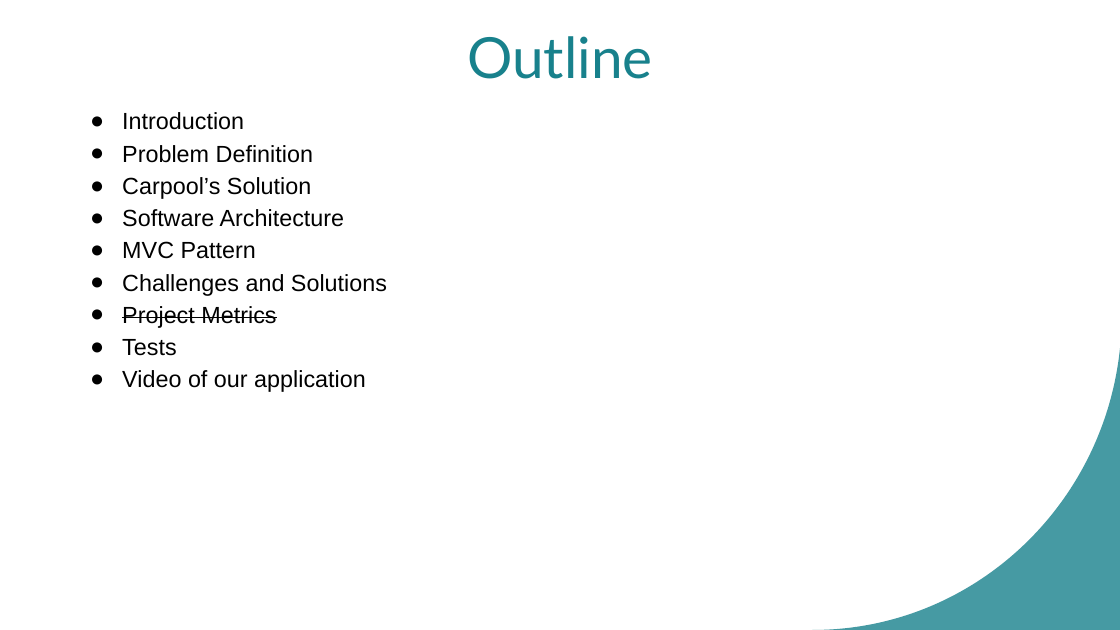
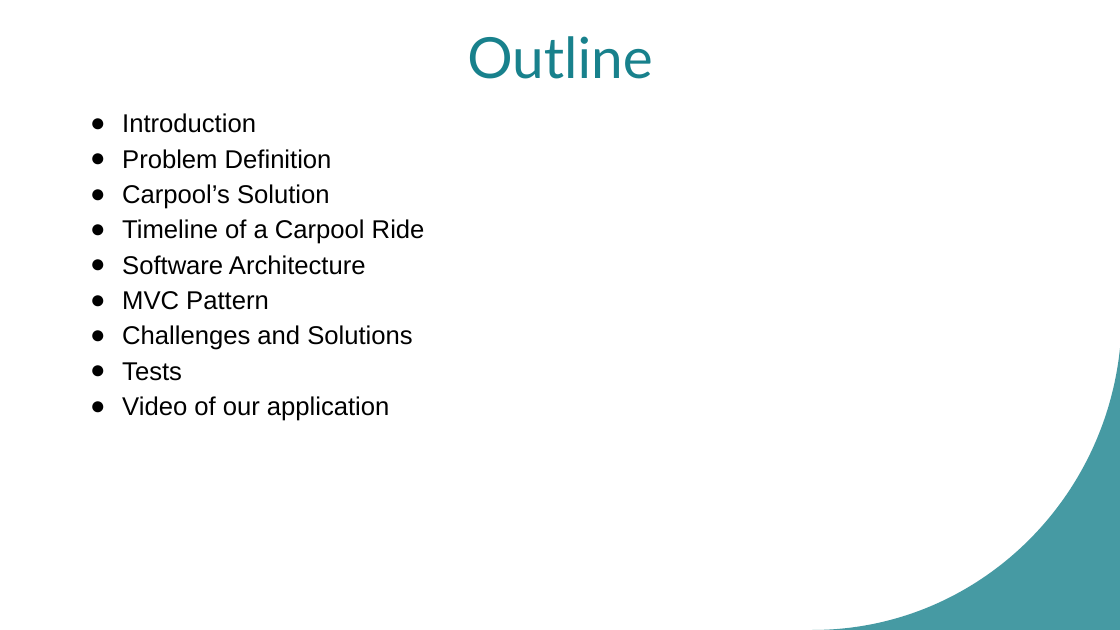
Before and after one commit to benbaruch1/carpool, a slide deck: slide 2 of Capstone Project Phase B - 24-1-D-29.pptx. Drawn at 1120x630 pixels with LibreOffice and Linux fonts; fonts in the diff are those of the drawing. Boxes give left, top, right and bottom in pixels: in the first picture for what was removed or moved away, otherwise in the second. Text is boxed around its words. In the diff, an @@ line names an element or a change of style, - is before the commit and + after.

```diff
--- a/Capstone Project Phase B - 24-1-D-29.pptx
+++ b/Capstone Project Phase B - 24-1-D-29.pptx
@@ text at bbox=[122, 113, 412, 421]: size 20 to 22 pt in "Introduction", "Problem Definition", "Carpool’s Solution", "Software Architecture" and 4 more places @@
@@ text at bbox=[122, 219, 425, 244]: paragraph added @@
+● Timeline of a Carpool Ride
@@ text at bbox=[122, 306, 276, 328]: paragraph removed @@
-● Project Metrics
```
